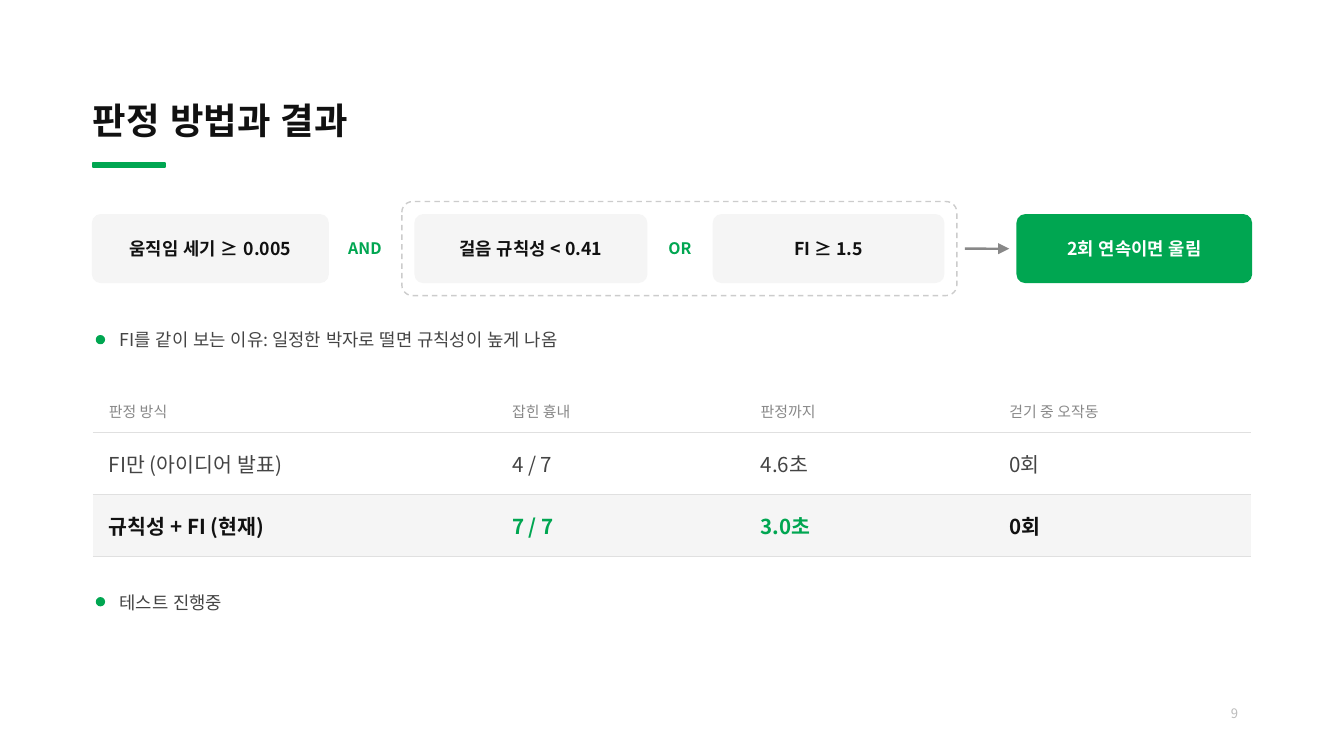
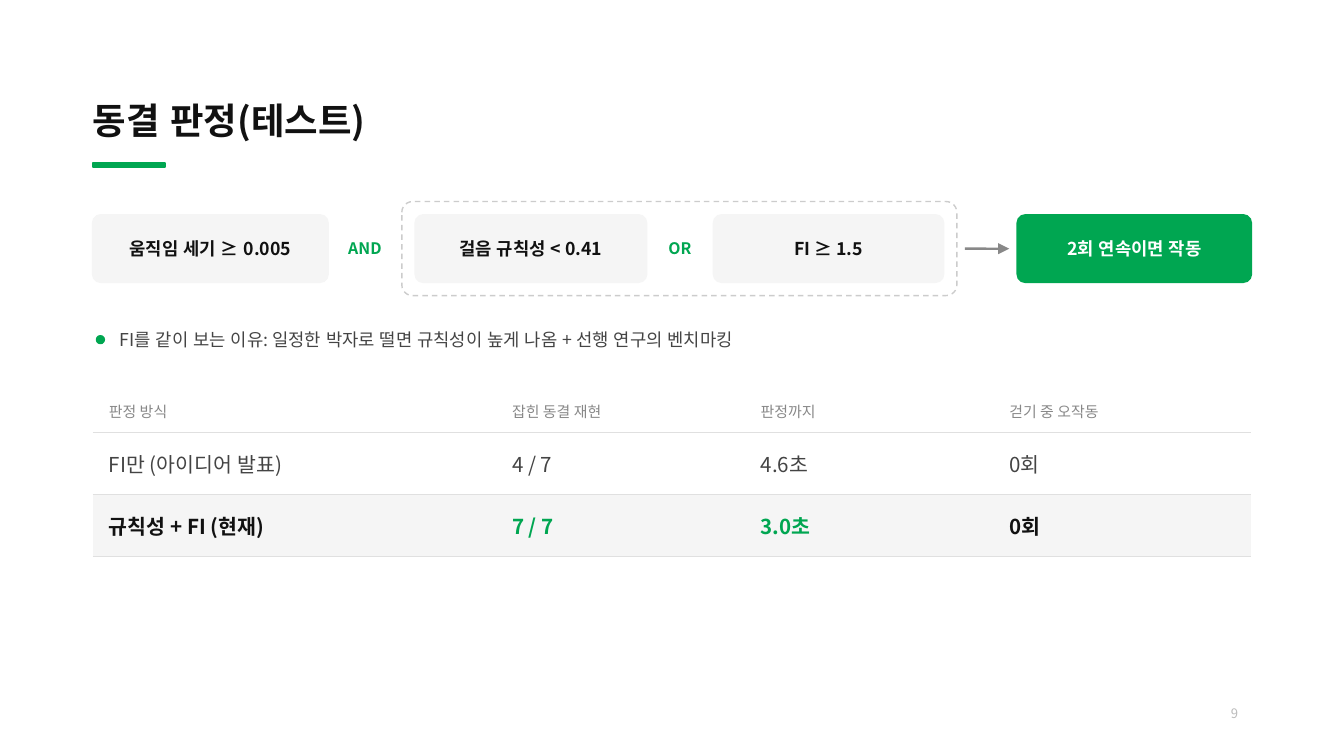
Before and after one commit to bell-ha/fog-cue, a slide deck: slide 9 of 2_중간발표/32203482이종하_개인맞춤형디바이스개발_중간발표.pptx. Drawn at 1344x756 pixels with LibreOffice and Linux fonts; fonts in the diff are those of the drawing. Boxes give left, top, right and bottom in pixels: in the first picture for what was removed or moved away, otherwise in the second. Text is boxed around its words. In the diff, an @@ line names an element or a change of style, - is before the commit and + after.

```diff
--- a/2_중간발표/32203482이종하_개인맞춤형디바이스개발_중간발표.pptx
+++ b/2_중간발표/32203482이종하_개인맞춤형디바이스개발_중간발표.pptx
@@ title at (x1=93, y1=103, x2=366, y2=141): text changed @@
-판정 방법과 결과
+동결 판정(테스트)
@@ text at (x1=1067, y1=240, x2=1202, y2=257): text changed @@
-2회 연속이면 울림
+2회 연속이면 작동
@@ text at (x1=120, y1=331, x2=733, y2=348): text changed @@
-FI를 같이 보는 이유: 일정한 박자로 떨면 규칙성이 높게 나옴
+FI를 같이 보는 이유: 일정한 박자로 떨면 규칙성이 높게 나옴 + 선행 연구의 벤치마킹
@@ table at (x1=93, y1=390, x2=1251, y2=556) @@
-row 1, column 2: 잡힌 흉내
+row 1, column 2: 잡힌 동결 재현
@@ ellipse removed at (x1=97, y1=598, x2=105, y2=606) @@
@@ text removed at (x1=120, y1=594, x2=222, y2=611) @@
-테스트 진행중
```
Also in this commit, not shown: 10 other slides changed, 3 other files.
